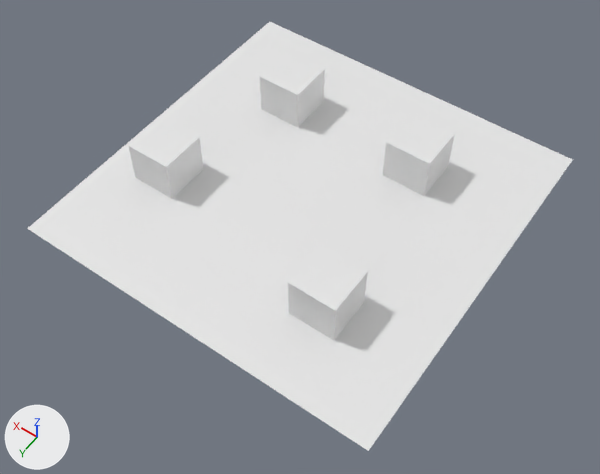
The Blender file models/blends/piso.blend, before and after one commit.
Camera for both pictures: a camera (50 mm lens) standing at (-421.0, 595.0, 823.0) and looking at (-36.0, 55.0, -24.0). Every picture has the same lights, and +X, +Y and +Z are marked at lower left.
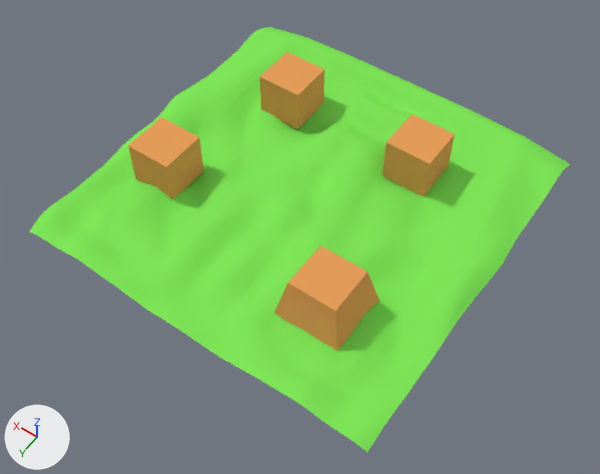
Scene script edits in JSON lines:
```json
{"op": "add", "block": "mat_material_001", "code": ["mat_material_001 = diffuse_material('Material.001')", "mat_material_001.base_color = (0.8, 0.342, 0.103)  # orange #e79e5a"]}
{"op": "add", "block": "mat_material", "code": ["mat_material = diffuse_material('Material')", "mat_material.base_color = (0.212, 0.8, 0.0984)  # green #7fe758"]}
{"block": "me_cube_004", "where": "me_cube_004.from_pydata(...)  # 8 vertices, 12 faces; spans x -32.0..32.0, y -32.0..32.0, z -32.0..32.0"}
{"op": "add", "block": "me_cube_004", "code": "me_cube_004.materials.append(mat_material_001)  # orange #e79e5a"}
{"block": "me_cube_003", "where": "me_cube_003.from_pydata(...)  # 8 vertices, 12 faces; spans x -32.0..32.0, y -32.0..32.0, z -32.0..32.0"}
{"op": "add", "block": "me_cube_003", "code": "me_cube_003.materials.append(mat_material_001)  # orange #e79e5a"}
{"block": "me_cube_002", "where": "me_cube_002.from_pydata(...)  # 8 vertices, 12 faces; spans x -32.0..32.0, y -32.0..32.0, z -32.0..32.0"}
{"op": "add", "block": "me_cube_002", "code": "me_cube_002.materials.append(mat_material_001)  # orange #e79e5a"}
{"block": "me_cube_001", "where": "me_cube_001.from_pydata(...)  # 8 vertices, 12 faces; spans x -32.0..32.0, y -32.0..32.0, z -32.0..32.0"}
{"op": "add", "block": "me_cube_001", "code": "me_cube_001.materials.append(mat_material_001)  # orange #e79e5a"}
{"op": "add", "block": "me_plane_1", "code": ["me_plane_1 = bpy.data.meshes.new('Plane')", "me_plane_1.from_pydata(...)  # 2324 vertices, 1873 faces; spans x -260.0..260.0, y -255.0..258.0, z 0.0..31.0", "me_plane_1.polygons.foreach_set('use_smooth', [True] * 1873)", "me_plane_1.materials.append(mat_material)  # green #7fe758"]}
{"op": "remove", "block": "ob_plane", "code": ["ob_plane = bpy.data.objects.new('Plane', me_plane)", "ob_plane.location = (-14.0, 4.0, 0.0)"]}
{"op": "add", "block": "ob_ground", "code": ["ob_ground = bpy.data.objects.new('Ground', me_plane_1)", "ob_ground.location = (-14.0, 4.0, -13.0)"]}
```

Pixel boxes (x1, y1, x2, y2) of what changed, in the pictures (600 x 474 px):
```json
{"object": "Plane", "change": "deleted", "before": [27, 22, 572, 451]}
{"object": "Ground", "change": "added", "after": [29, 27, 570, 452], "on screen": "green"}
{"object": "Cube", "change": "recoloured", "before": [275, 246, 380, 351], "after": [275, 246, 380, 351], "on screen": "white to orange"}
{"object": "Cube.002", "change": "recoloured", "before": [128, 117, 204, 200], "after": [128, 117, 204, 200], "on screen": "white to orange"}
{"object": "Cube.001", "change": "recoloured", "before": [382, 114, 455, 197], "after": [382, 114, 455, 197], "on screen": "white to orange"}
{"object": "Cube.003", "change": "recoloured", "before": [260, 52, 325, 129], "after": [260, 52, 325, 129], "on screen": "white to orange"}
```
